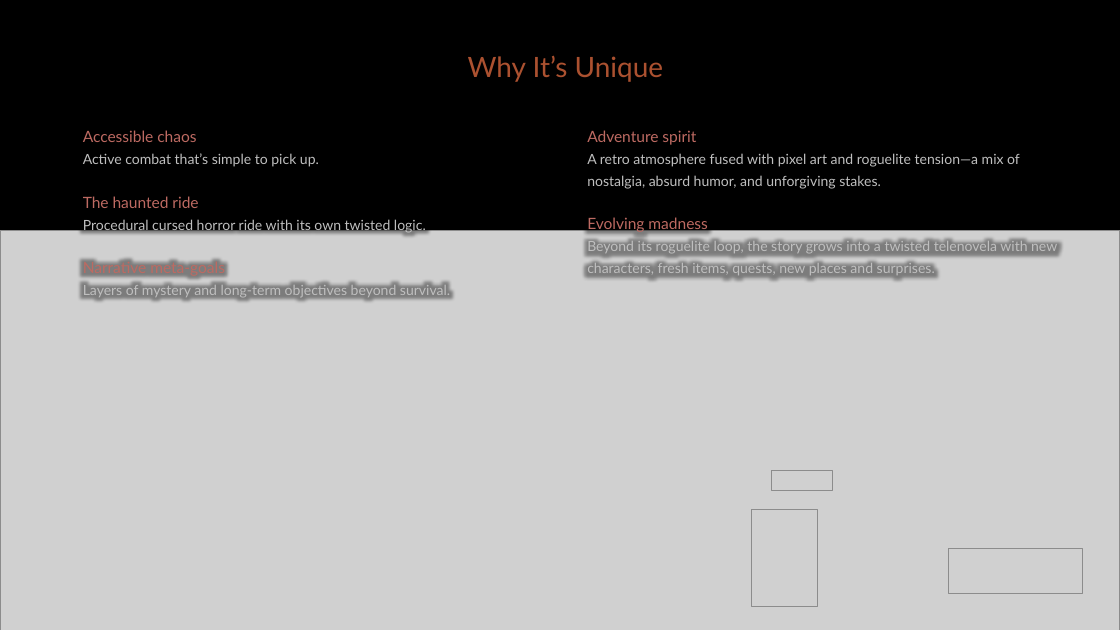
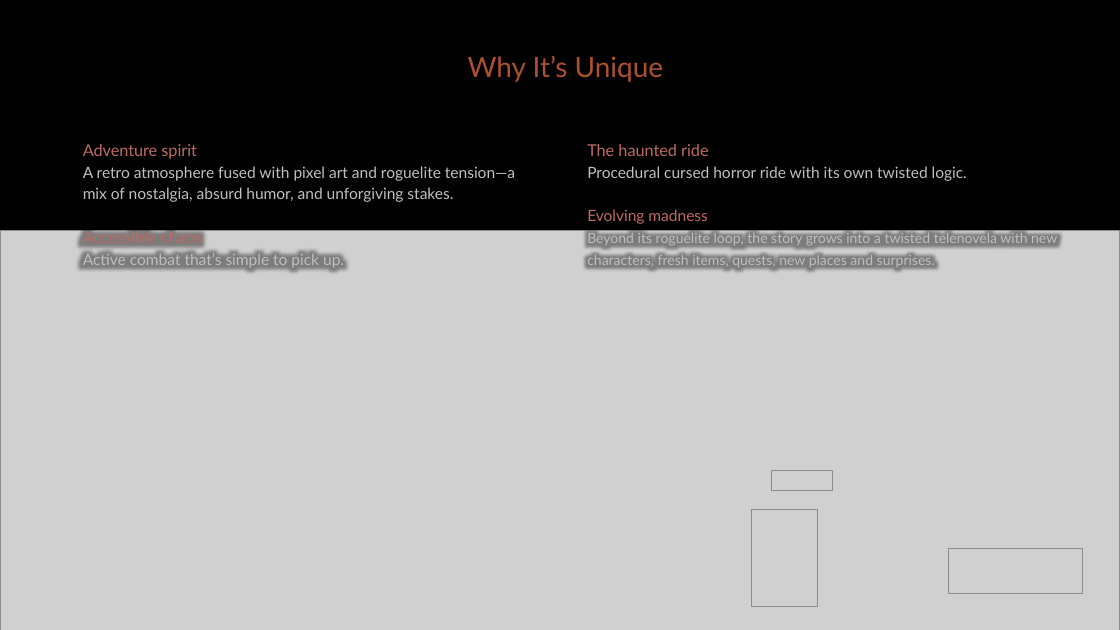
Before and after one commit to diegohcanepa/Remizione, a slide deck: slide 3 of Pitch Deck.pptx. Drawn at 1120x630 pixels with LibreOffice and Linux fonts; fonts in the diff are those of the drawing; grey boxes stand for pictures. Boxes give left, top, right and bottom in pixels: in the first picture for what was removed or moved away, otherwise in the second. Text is boxed around its words. In the diff, an @@ line names an element or a change of style, - is before the commit and + after.

```diff
--- a/Pitch Deck.pptx
+++ b/Pitch Deck.pptx
@@ text "Adventure spirit": place and size @@
-text "Adventure spirit" at [83, 130, 450, 297]
+text "Adventure spirit" at [83, 144, 515, 267]
@@ text at [83, 144, 515, 202]: paragraphs added @@
+Adventure spirit
+A retro atmosphere fused with pixel art and roguelite tension—a mix of nostalgia, absurd humor, and unforgiving stakes.
@@ subtitle "The haunted ride": place and size @@
-subtitle "The haunted ride" at [587, 130, 1057, 275]
+subtitle "The haunted ride" at [587, 144, 1057, 267]
@@ subtitle at [587, 144, 967, 181]: text changed; size 9 to 10 pt @@
-Adventure spirit
-A retro atmosphere fused with pixel art and roguelite tension—a mix of nostalgia, absurd humor, and unforgiving stakes.
+The haunted ride
+Procedural cursed horror ride with its own twisted logic.
@@ text at [83, 196, 450, 297]: paragraphs removed @@
-The haunted ride
-Procedural cursed horror ride with its own twisted logic.
-Narrative meta-goals
-Layers of mystery and long-term objectives beyond survival.
@@ text at [83, 229, 344, 267]: size 10 to 10.5 pt in "Accessible chaos"; size 9 to 10 pt in "Active combat that’s simple to pick up." @@
```
Also in this commit, not shown: 2 other slides changed.
